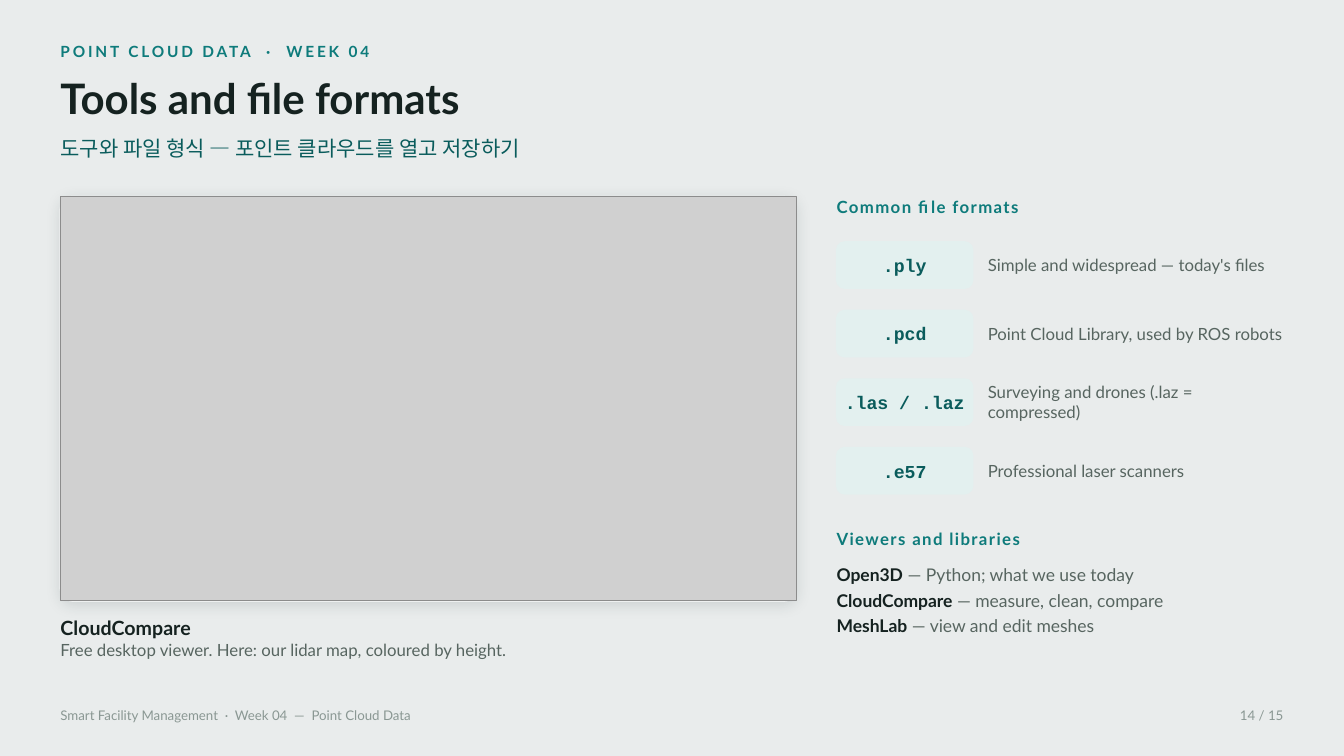
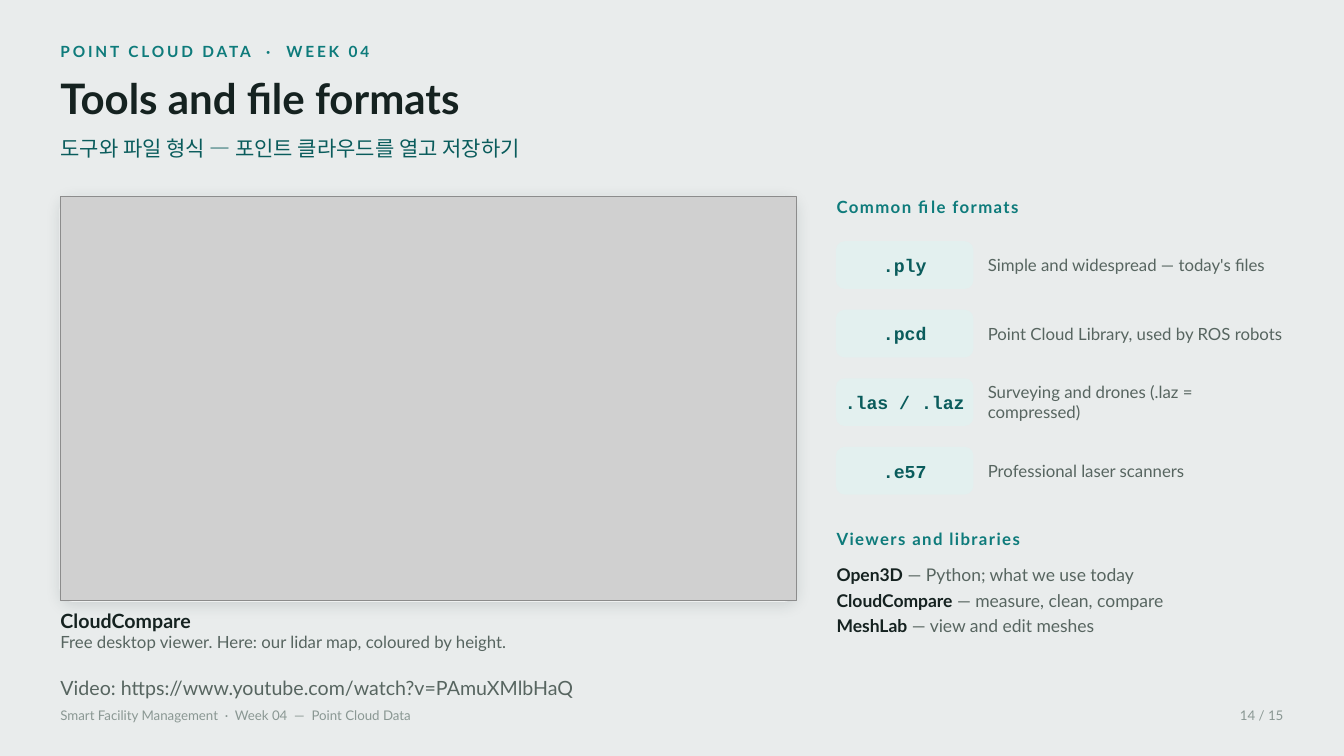
Before and after one commit to mugojames254/smart_facility_coursework, a slide deck: slide 14 of point_cloud_lecture.pptx. Drawn at 1344x756 pixels with LibreOffice and Linux fonts; fonts in the diff are those of the drawing; grey boxes stand for pictures. Boxes give left, top, right and bottom in pixels: in the first picture for what was removed or moved away, otherwise in the second. Text is boxed around its words. In the diff, an @@ line names an element or a change of style, - is before the commit and + after.

Commit message:
modifications
revised the zip file with the ifc file
revised the powerpoint file with a youtube video of bim and pcd
integration
revised the webpage with the class task

```diff
--- a/point_cloud_lecture.pptx
+++ b/point_cloud_lecture.pptx
@@ text "CloudCompare": place and size @@
-text "CloudCompare" at [60, 620, 506, 659]
+text "CloudCompare" at [60, 613, 573, 699]
@@ text at [60, 680, 573, 699]: paragraph added @@
+Video: https://www.youtube.com/watch?v=PAmuXMlbHaQ
```
Also in this commit, not shown: 1 other slide changed, 2 other files.
